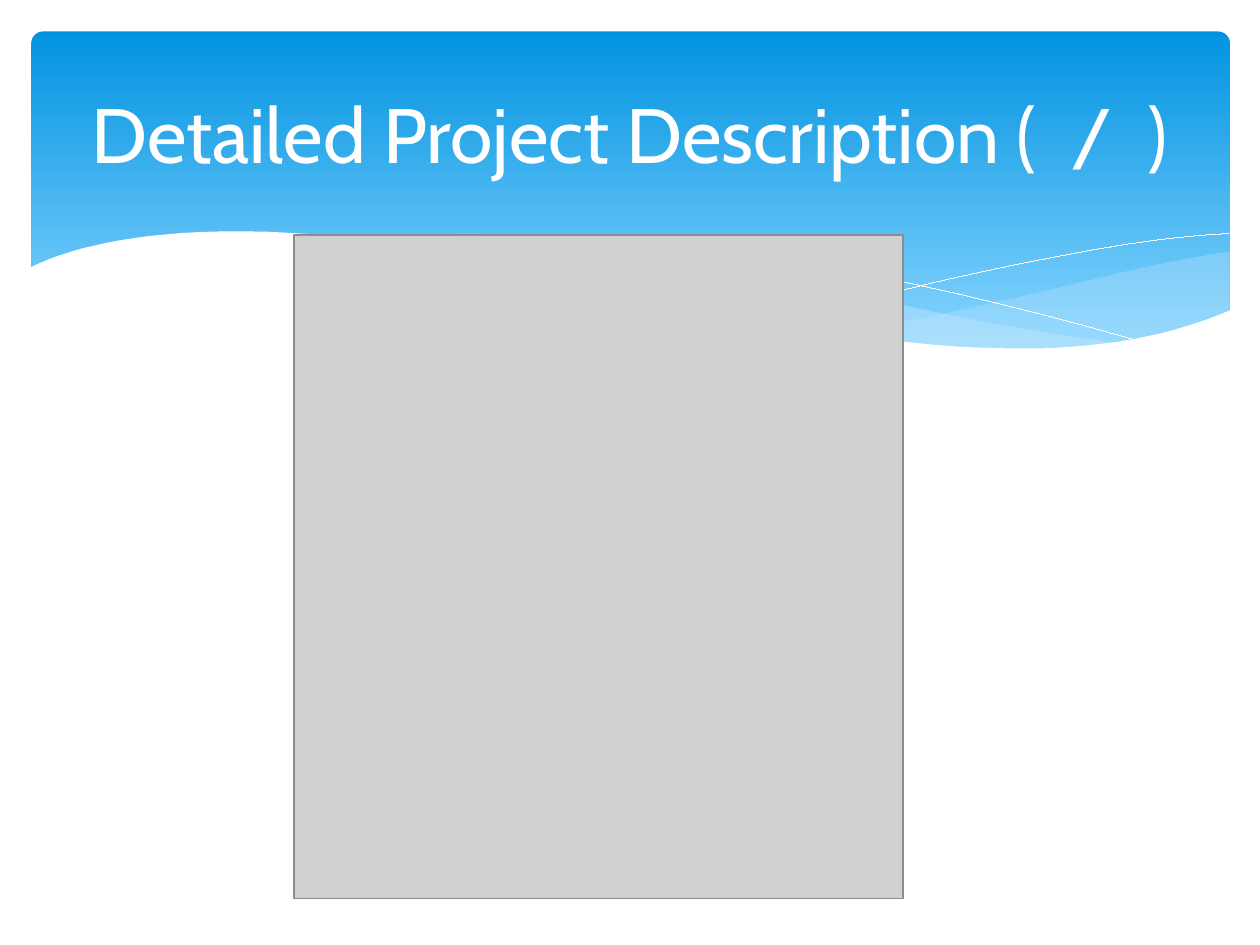
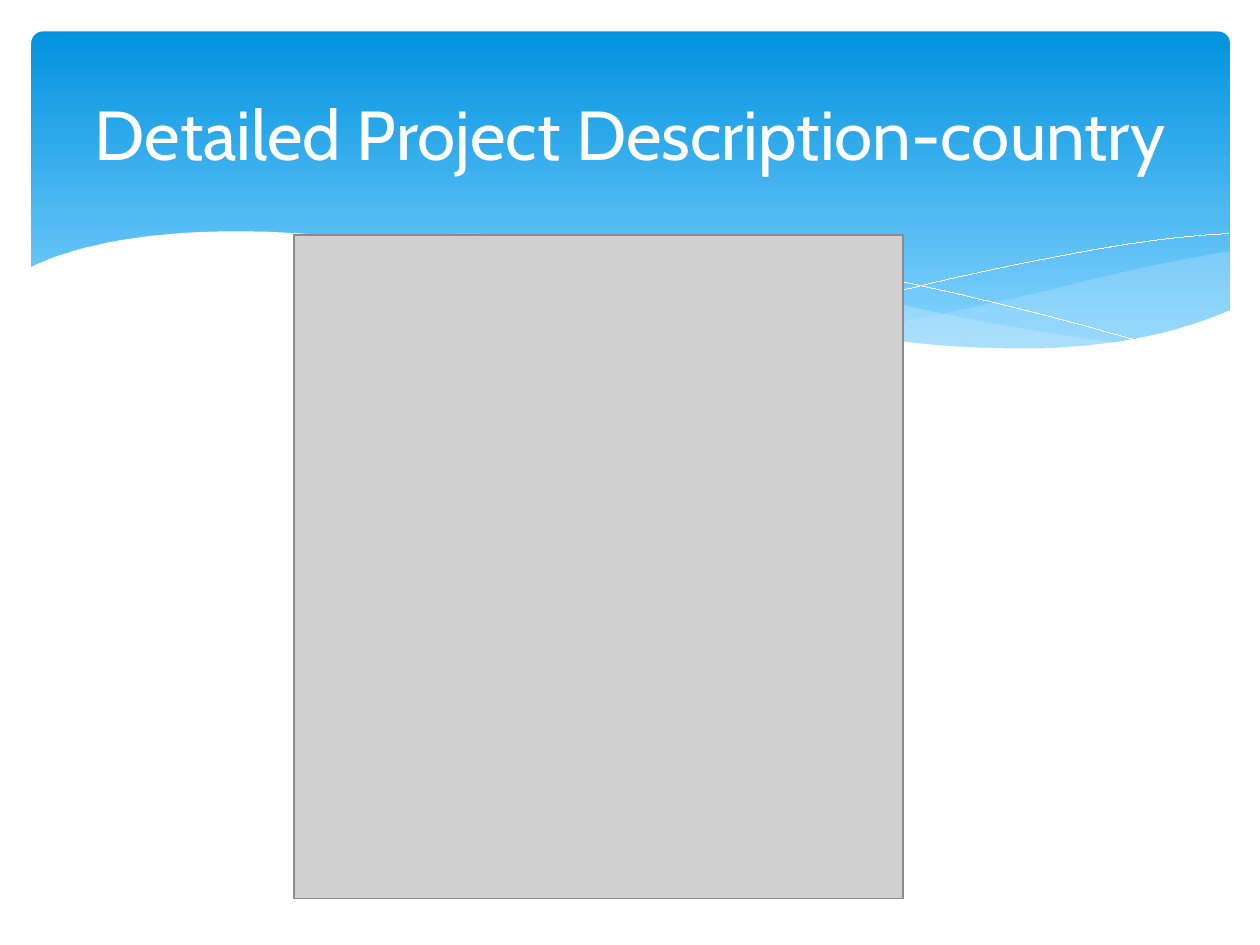
Before and after one commit to hankn01/VaccineCMSJavaSwing, a slide deck: slide 6 of team1Presentation.pptx. Drawn at 1260x945 pixels with LibreOffice and Linux fonts; fonts in the diff are those of the drawing; grey boxes stand for pictures. Boxes give left, top, right and bottom in pixels: in the first picture for what was removed or moved away, otherwise in the second. Text is boxed around its words. In the diff, an @@ line names an element or a change of style, - is before the commit and + after.

```diff
--- a/team1Presentation.pptx
+++ b/team1Presentation.pptx
@@ title at (95,108,1165,176): text changed; size 44 to 39.6 pt @@
-Detailed Project Description ( / )
+Detailed Project Description-country
```
Also in this commit, not shown: 10 other slides changed, 2 slides added.
